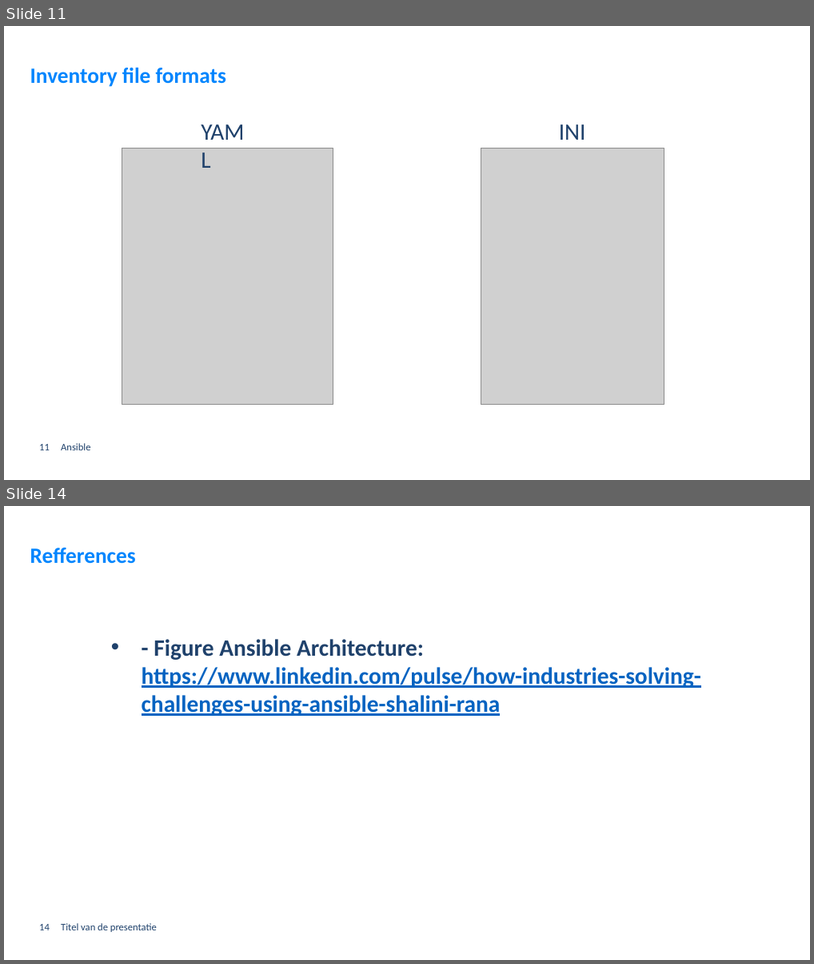
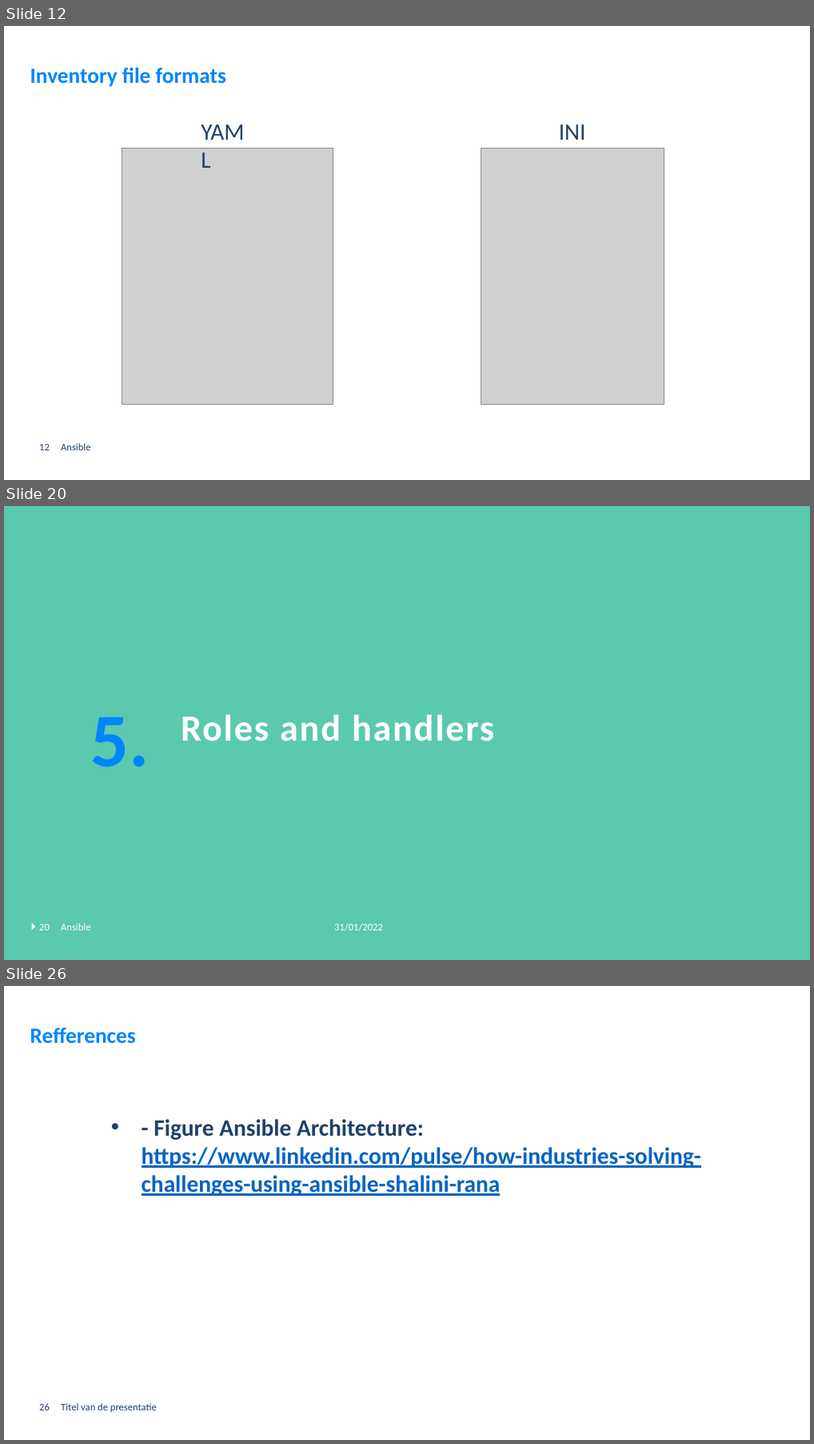
Before and after one commit to GerritVanMol/Ansible_Introduction-21_22, a slide deck: Documents/Ansible_BasicsAndHowToGetStarted.pptx. Shown one above the other, each under a label of ours: slides 11 and 14 before the commit, slides 12, 20 and 26 after it; the slides between them are not shown. The pictures are 814x964 and 814x1444 pixels, drawn with LibreOffice and Linux fonts; fonts in the diff are those of the drawing; grey boxes stand for pictures; background and template pictures are left out. Boxes give left, top, right and bottom in pixels: in the first picture for what was removed or moved away, otherwise in the second. Text is boxed around its words. In the diff, an @@ line names an element or a change of style, - is before the commit and + after.

Commit message:
update Ansible ppt

```diff
--- a/Documents/Ansible_BasicsAndHowToGetStarted.pptx
+++ b/Documents/Ansible_BasicsAndHowToGetStarted.pptx
@@ slide 20 added at [4, 506, 810, 960], background #5AC9AE @@
@@ text added at [90, 717, 149, 767], 90 pt, text #0085FE, bold @@
+5.
@@ title added at [181, 714, 494, 741], 44 pt, text #FFFFFF, bold @@
+Roles and handlers
@@ triangle added at [31, 923, 35, 930], fill #FFFFFF @@
@@ page number added at [39, 924, 50, 930], 12 pt, text #FFFFFF @@
+20
@@ text added at [61, 923, 90, 930], 12 pt, text #FFFFFF @@
+Ansible
@@ text added at [334, 923, 383, 931], 12 pt, text #FFFFFF @@
+31/01/2022
@@ what was slide 11 is now slide 12 @@
@@ page number at [39, 444, 50, 450]: text changed @@
-11
+12
@@ what was slide 14 is now slide 26 @@
@@ page number at [39, 1403, 50, 1410]: text changed @@
-14
+26
```
Also in this commit, not shown: 7 slides changed, 11 other slides added, 1 other file.
